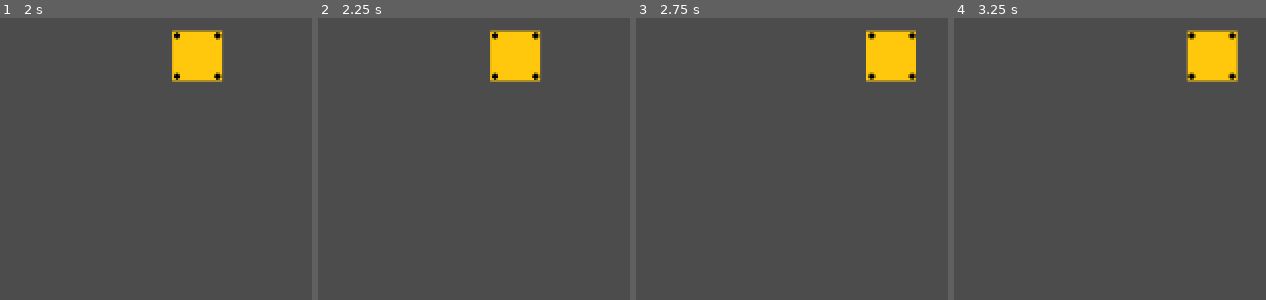
Above: before the commit, frames 1-4 (left to right).
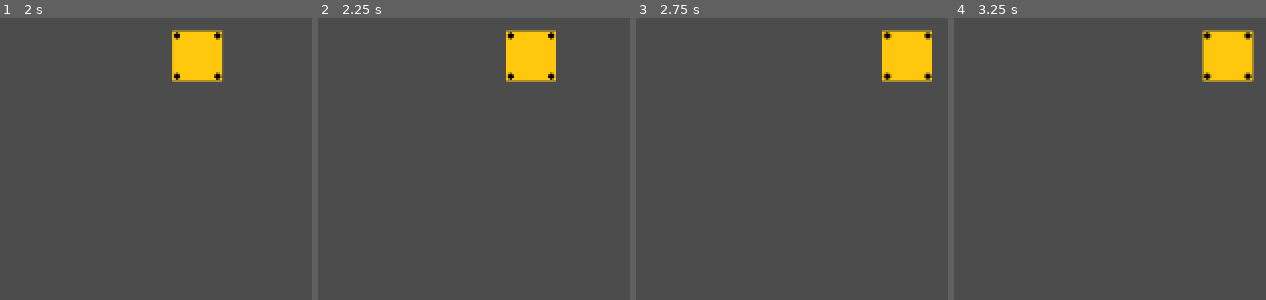
Above: after the commit, the same moments.

Repository: Hilda-Hay/ggj2020
Game: Godot game, scene res://RobotPart.tscn
The game is run twice, just before and just after one commit, with the same random seed, the same clock (stepped at 60 frames per second) and the same inputs.
Inputs (mouse positions are in pixels of both pictures, inside the frame that each line leads up to):
- Up to frame 1 (2 s): tap Enter at 0.5 s; drag from (37, 263) to (196, 57) at 0.52 s; tap Space at 1.25 s; drag from (outside the picture) to (outside the picture) at 1.27 s
- Up to frame 2 (2.25 s): tap Enter at 2 s; move the mouse to (514, 57) at 2.02 s; hold Right (ui_right) from 2.03 s (still down); click (514, 57) at 2.17 s
- Up to frame 3 (2.75 s): keep holding Right (ui_right)
- Up to frame 4 (3.25 s): release Right (ui_right) at 2.75 s; drag from (outside the picture) to (outside the picture) at 2.77 s

Frame 1 is identical in both runs. In frame 2, 2.1% of the frame differs, in the area x 55-77%, y 4-23%; in frame 3, 2.1%; in frame 4, 2.3%, in the area x 74-97%, y 4-23%.

Commit message:
Added offset to drag click

Diff:
--- a/RobotPart.gd
+++ b/RobotPart.gd
@@ -5,6 +5,7 @@
 
 # Player dragging flag
 var drag_enabled = false
+var drag_offset = Vector2(0,0)
 
 func _physics_process(delta):
 	# Get player input
@@ -22,7 +23,7 @@
 	# If dragging is enabled, use mouse position to calculate movement
 	if drag_enabled:
 		var new_position = get_global_mouse_position()
-		movement = new_position - position;
+		movement = new_position - position + drag_offset;
 		#if movement.length() > (speed * delta):
 		#	movement = speed * delta * movement.normalized()
 
@@ -33,9 +34,10 @@
 	if event is InputEventMouseButton:
 		if event.button_index == BUTTON_LEFT:
 			drag_enabled = event.pressed
+			drag_offset = position - get_global_mouse_position()
 
 func _input(event):
 	if event is InputEventMouseButton:
-		print("mouse pressed")
+		#print("mouse pressed")
 		if event.button_index == BUTTON_LEFT and not event.pressed:
 			drag_enabled = false
